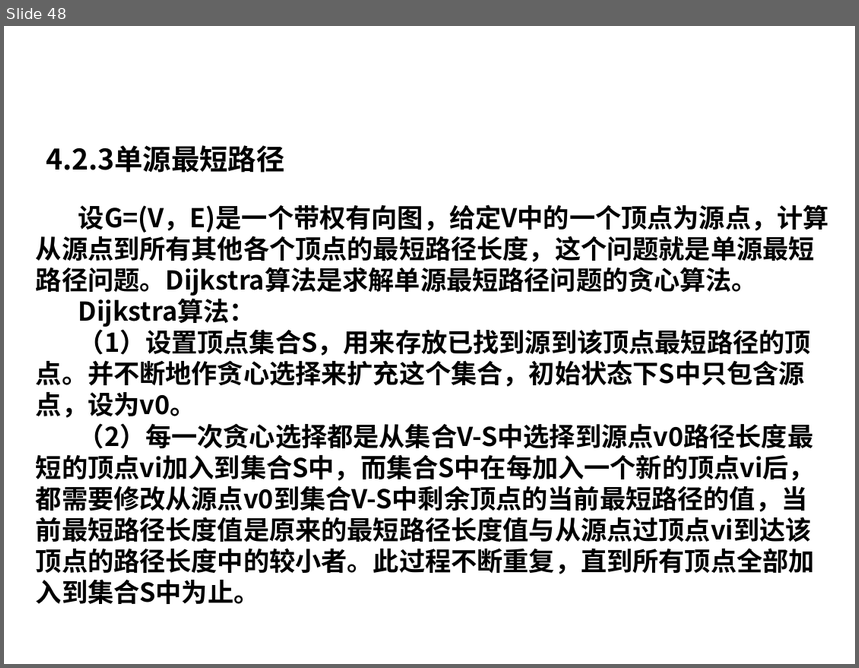
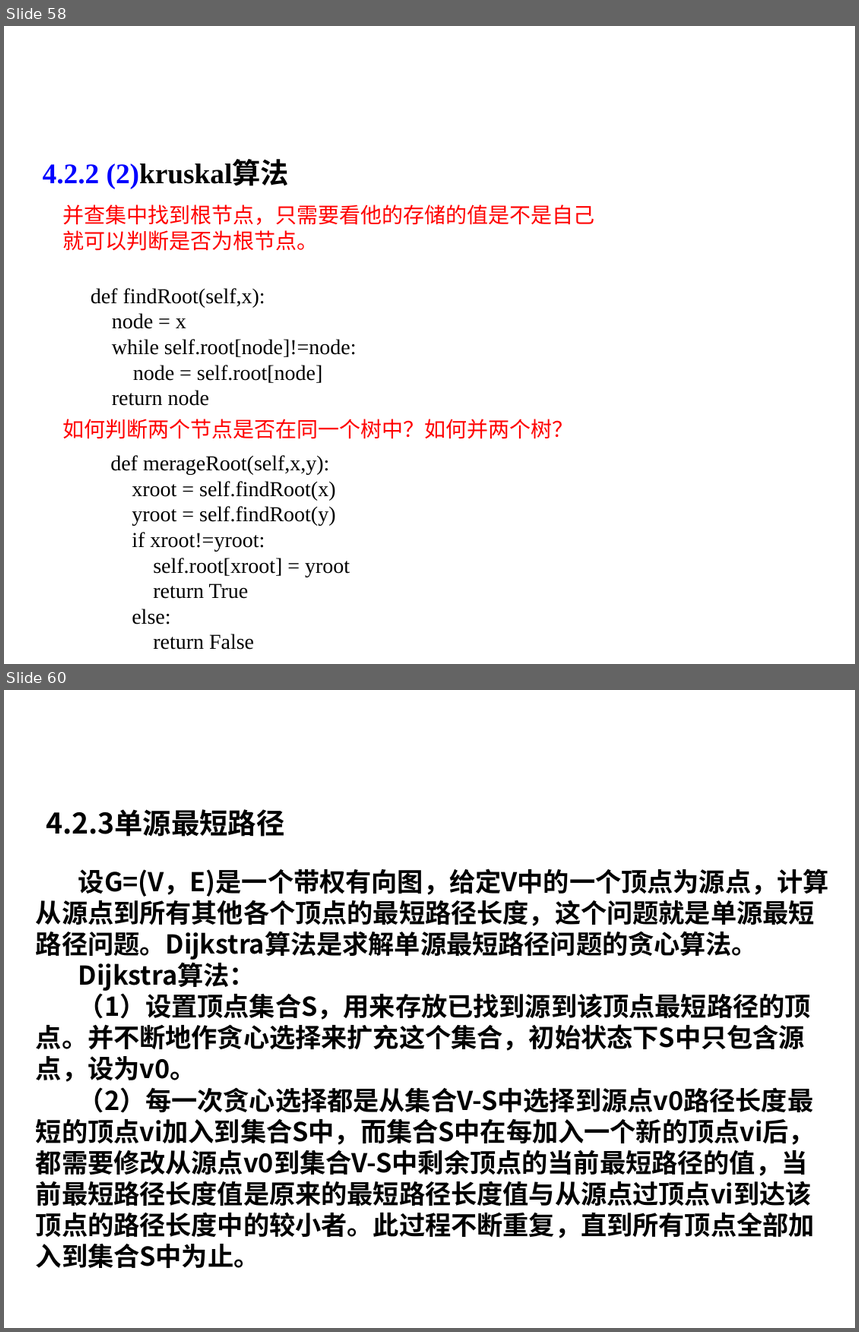
Before and after one commit to liutongling/DP, a slide deck: file/第4章 贪心法.pptx. Shown one above the other, each under a label of ours: slide 48 before the commit, slides 58 and 60 after it; the slides between them are not shown. The pictures are 859x668 and 859x1332 pixels, drawn with LibreOffice and Linux fonts; fonts in the diff are those of the drawing; background and template pictures are left out. Boxes give left, top, right and bottom in pixels: in the first picture for what was removed or moved away, otherwise in the second. Text is boxed around its words. In the diff, an @@ line names an element or a change of style, - is before the commit and + after.

```diff
--- a/file/第4章 贪心法.pptx
+++ b/file/第4章 贪心法.pptx
@@ slide 58 added at (x1=4, y1=26, x2=855, y2=664), background #FFFFFF @@
@@ text added at (x1=43, y1=161, x2=290, y2=189), 24 pt, text #000000, bold @@
+4.2.2 (2)kruskal算法
@@ text added at (x1=63, y1=205, x2=595, y2=251), 18 pt, text #FF0000 @@
+并查集中找到根节点，只需要看他的存储的值是不是自己就可以判断是否为根节点。
@@ text added at (x1=91, y1=288, x2=357, y2=406), 18 pt, text #000000 @@
+def findRoot(self,x):
+node = x
+while self.root[node]!=node:
+node = self.root[node]
+return node
@@ text added at (x1=63, y1=419, x2=573, y2=439), 18 pt, text #FF0000 @@
+如何判断两个节点是否在同一个树中？如何并两个树？
@@ text added at (x1=110, y1=455, x2=350, y2=650), 18 pt, text #000000 @@
+def merageRoot(self,x,y):
+xroot = self.findRoot(x)
+yroot = self.findRoot(y)
+if xroot!=yroot:
+self.root[xroot] = yroot
+return True
+else:
+return False
@@ what was slide 48 is now slide 60 @@
```
Also in this commit, not shown: 1 slide changed, 13 other slides added, 2 slides removed, 2 other files.
